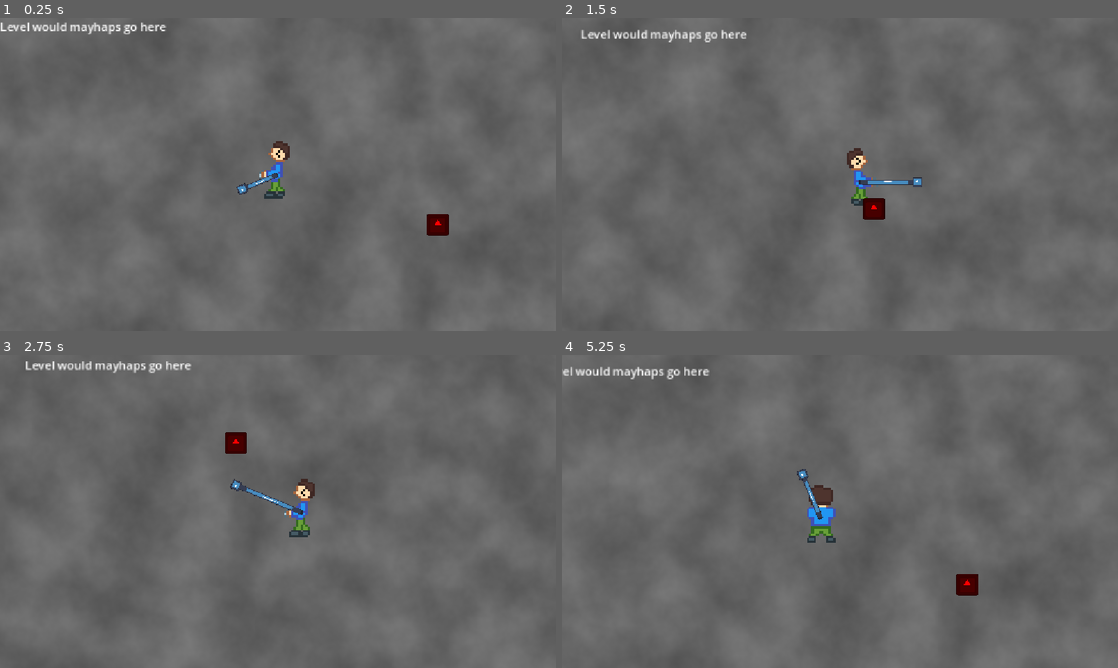
Above: before the commit, frames 1-4 (two rows, left to right).
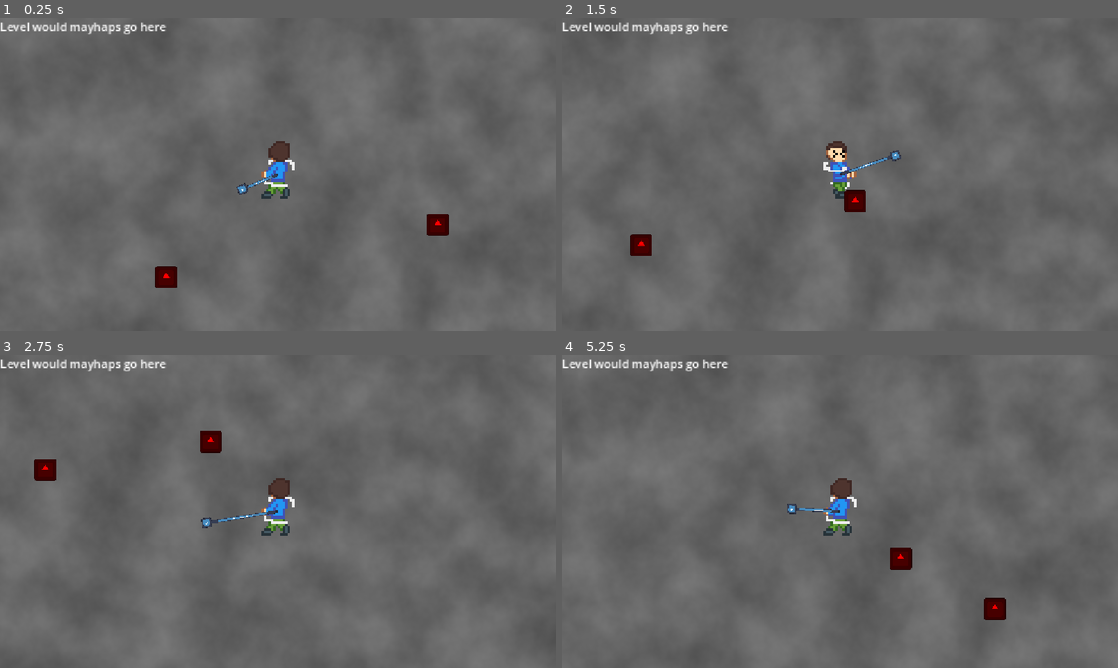
Above: after the commit, the same moments.

Repository: butteredsaltedtoast/super-miku-ball
Game: Godot game, scene res://levels/main_arena.tscn
The game is run twice, just before and just after one commit, with the same random seed, the same clock (stepped at 60 frames per second) and the same inputs. The engine's default icon, where the game draws it, is replaced by a stand-in: a white triangle on a blue panel in a dark square.
Inputs:
- Up to frame 1 (0.25 s): no input
- Up to frame 2 (1.5 s): hold Right (arrow_right) 0.53-1.28 s; hold Z (primary) 0.53-1.28 s; hold Down (arrow_down) from 1.28 s (still down); tap Z (primary) at 1.35 s
- Up to frame 3 (2.75 s): release Down (arrow_down) at 2.03 s; hold Right (arrow_right) from 2.03 s (still down); hold Z (primary) from 2.03 s (still down)
- Up to frame 4 (5.25 s): release Right (arrow_right) at 2.78 s; release Z (primary) at 2.78 s; hold Up (arrow_up) 2.78-3.53 s; tap Z (primary) at 2.85, 4.35 s; hold Z (primary) 3.53-4.28 s; hold Left (arrow_left) 3.53-5.03 s; hold Down (arrow_down) from 5.03 s (still down); hold Z (primary) from 5.03 s (still down)

The runs differ from the first frame. In frame 1, 0.8% of the frame differs, in the area x 27-53%, y 39-87%; in frame 2, 2.9%; in frame 3, 2.9%; in frame 4, 3.1%, in the area x 0-80%, y 1-85%.

Commit message:
merge codeplantb changes. according to codeplantb, smoother animations, yoyo slows down over time, knockback changes, bumpscosity increased. also fixed yoyo rotation wrap for anim check

Diff:
--- a/enemies/enemy.gd
+++ b/enemies/enemy.gd
@@ -19,11 +19,11 @@
 		visible = true
 	move_and_slide()
 
-func take_damage(damage: float, hitAngle: float) -> void:
+func take_damage(damage: float, parent: Node2D, speed : float = 1.0) -> void:
 	if (cooldownTime == dmgCooldown):
 		hp -= damage
 		cooldownTime = 0.0
-		velocity += Vector2(cos(hitAngle + 0.4)*(SPEED + 35),sin(hitAngle + 0.4)*(SPEED + 35))
+		velocity += Vector2(cos(parent.rotation + 0.4)*(SPEED + 35)*speed,sin(parent.rotation + 0.4)*(SPEED + 35)*speed)
 
 	if(hp <= 0):
 		queue_free()
--- a/globals/game_state.gd
+++ b/globals/game_state.gd
@@ -1,2 +1,3 @@
 extends Node
 var player : CharacterBody2D
+var inMenu = false
--- a/levels/main_arena.tscn
+++ b/levels/main_arena.tscn
@@ -24,3 +24,6 @@
 
 [node name="Enemy" parent="." unique_id=1014679973 instance=ExtResource("2_qpncq")]
 position = Vector2(334, 105)
+
+[node name="Enemy2" parent="." unique_id=1253442383 instance=ExtResource("2_qpncq")]
+position = Vector2(-234, 215)
--- a/player/player.gd
+++ b/player/player.gd
@@ -8,6 +8,9 @@
 @export var maxHealth : float = 5.0
 var retract_speed : float = 1.0
 var invincible = false
+var extension_time : float = 0.0
+var is_extended = false
+var spinSpeed : float = 1.0
 @onready var anim_sprite = $AnimatedSprite2D
 @onready var rope = $YoyoPivot/Rope
 @onready var yoyo = $YoyoPivot/Yoyo
@@ -20,13 +23,23 @@
 	# As good practice, you should replace UI actions with custom gameplay actions.
 	var direction := Input.get_vector("arrow_left", "arrow_right", "arrow_up", "arrow_down")
 	velocity = velocity.move_toward(direction * SPEED, ACCEL * delta)
-	$YoyoPivot.rotation += yoyo_speed * delta * PI/ 40
-
+	$YoyoPivot.rotation += (yoyo_speed - 10 * min(extension_time,6.0)) * delta * PI/ 40
+	$YoyoPivot.rotation = wrapf($YoyoPivot.rotation, 0, TAU)
+	spinSpeed = (yoyo_speed - 10 * min(extension_time,6.0))/yoyo_speed
+	anim_sprite.speed_scale = spinSpeed
+	if ($YoyoPivot.rotation > deg_to_rad(44) and $YoyoPivot.rotation < deg_to_rad(46)):
+		anim_sprite.set_frame_and_progress(7,0.5) #just in case there is floating point bullshittery
+	if (is_extended and extension_time < 6.0):
+		extension_time += delta
+	elif (not is_extended and yoyo.position.x < 120.0):
+		extension_time = clamp(extension_time - 10 * delta, 0.0, 6.0)
 	if Input.is_action_pressed("primary"):
-		target_length = 80.0 + health * 20
+		target_length = 100.0 + health * 20
+		is_extended = true
 		retract_speed = 1.0
 	else:
 		target_length = 80.0
+		is_extended = false
 		retract_speed = 3.0
 
 	yoyo.position.x = move_toward(yoyo.position.x, target_length, yoyo_speed * delta * retract_speed)
--- a/player/player.tscn
+++ b/player/player.tscn
@@ -1,27 +1,43 @@
 [gd_scene format=3 uid="uid://1u0smn0lybkw"]
 
 [ext_resource type="Script" uid="uid://b86xjhgib6tnk" path="res://player/player.gd" id="1_rkbax"]
+[ext_resource type="Texture2D" uid="uid://becm386dk2qn5" path="res://Sprites/PlayerSprites/Spin1.png" id="2_2ieo8"]
 [ext_resource type="Texture2D" uid="uid://b5qyvup0m8xdj" path="res://icon.svg" id="2_g1dw6"]
+[ext_resource type="Texture2D" uid="uid://wal7q4o3gg8p" path="res://Sprites/PlayerSprites/Spin2.png" id="3_ebec5"]
 [ext_resource type="PackedScene" uid="uid://btmp35koj5qr4" path="res://player/yoyo.tscn" id="3_g1dw6"]
-[ext_resource type="Texture2D" uid="uid://cdnx4wmvx2xk4" path="res://Sprites/PlayerSprites/pixil-frame-0.png" id="4_boad6"]
-[ext_resource type="Texture2D" uid="uid://bffq05clt02rn" path="res://Sprites/PlayerSprites/pixil-frame-1.png" id="5_rgyib"]
-[ext_resource type="Texture2D" uid="uid://bh2o5x85l70qc" path="res://Sprites/PlayerSprites/pixil-frame-2.png" id="6_hg6s5"]
-[ext_resource type="Texture2D" uid="uid://duh5egxa6kxoy" path="res://Sprites/PlayerSprites/pixil-frame-3.png" id="7_8t03j"]
+[ext_resource type="Texture2D" uid="uid://26frdoqt4qup" path="res://Sprites/PlayerSprites/Spin3.png" id="4_yllr7"]
+[ext_resource type="Texture2D" uid="uid://2m4ghiy50brw" path="res://Sprites/PlayerSprites/Spin4.png" id="5_kb6p2"]
+[ext_resource type="Texture2D" uid="uid://biysi5b0lmfqo" path="res://Sprites/PlayerSprites/Spin5.png" id="6_wodsf"]
+[ext_resource type="Texture2D" uid="uid://i7uaqxo1e3tv" path="res://Sprites/PlayerSprites/Spin6.png" id="7_32hag"]
+[ext_resource type="Texture2D" uid="uid://creibhfwft801" path="res://Sprites/PlayerSprites/Spin7.png" id="8_tqiix"]
+[ext_resource type="Texture2D" uid="uid://caafqgblixaie" path="res://Sprites/PlayerSprites/Spin8.png" id="9_e7oew"]
 
 [sub_resource type="SpriteFrames" id="SpriteFrames_w4o6v"]
 animations = [{
 "frames": [{
-"duration": 1.0,
-"texture": ExtResource("4_boad6")
+"duration": 0.5,
+"texture": ExtResource("2_2ieo8")
 }, {
-"duration": 1.0,
-"texture": ExtResource("5_rgyib")
+"duration": 0.5,
+"texture": ExtResource("3_ebec5")
 }, {
-"duration": 1.0,
-"texture": ExtResource("6_hg6s5")
+"duration": 0.5,
+"texture": ExtResource("4_yllr7")
 }, {
-"duration": 1.0,
-"texture": ExtResource("7_8t03j")
+"duration": 0.5,
+"texture": ExtResource("5_kb6p2")
+}, {
+"duration": 0.5,
+"texture": ExtResource("6_wodsf")
+}, {
+"duration": 0.5,
+"texture": ExtResource("7_32hag")
+}, {
+"duration": 0.5,
+"texture": ExtResource("8_tqiix")
+}, {
+"duration": 0.5,
+"texture": ExtResource("9_e7oew")
 }],
 "loop": 1,
 "name": &"default",
@@ -42,6 +58,7 @@
 position = Vector2(0, -15)
 scale = Vector2(5, 5)
 sprite_frames = SubResource("SpriteFrames_w4o6v")
+frame_progress = 0.7952058
 
 [node name="Sprite2D" type="Sprite2D" parent="." unique_id=231834534]
 visible = false
@@ -57,7 +74,7 @@
 
 [node name="Rope" type="Sprite2D" parent="YoyoPivot" unique_id=1550576609]
 position = Vector2(40, 0)
-scale = Vector2(0.62, 0.08)
+scale = Vector2(0.388, 0.05)
 texture = ExtResource("2_g1dw6")
 
 [node name="Yoyo" parent="YoyoPivot" unique_id=549741976 instance=ExtResource("3_g1dw6")]
@@ -65,7 +82,6 @@
 
 [node name="Camera2D" type="Camera2D" parent="." unique_id=827351713]
 process_callback = 0
-position_smoothing_enabled = true
 
 [node name="Gooey (GUI)" type="Control" parent="Camera2D" unique_id=852686653]
 layout_mode = 3
--- a/player/yoyo.gd
+++ b/player/yoyo.gd
@@ -4,4 +4,4 @@
 func _on_body_entered(body: Node2D) -> void:
 	#print(body.get_groups())
 	if body.is_in_group("enemies"):
-		body.take_damage(25.0,get_parent().rotation)
+		body.take_damage(25.0,get_parent(),position.x/80)
Binary file added: Sprites/PlayerSprites/Spin1.png
Not shown, added: Sprites/PlayerSprites/Spin1.png.import
Binary file added: Sprites/PlayerSprites/Spin2.png
Not shown, added: Sprites/PlayerSprites/Spin2.png.import
Binary file added: Sprites/PlayerSprites/Spin3.png
Not shown, added: Sprites/PlayerSprites/Spin3.png.import
Binary file added: Sprites/PlayerSprites/Spin4.png
Not shown, added: Sprites/PlayerSprites/Spin4.png.import
Binary file added: Sprites/PlayerSprites/Spin5.png
Not shown, added: Sprites/PlayerSprites/Spin5.png.import
Binary file added: Sprites/PlayerSprites/Spin6.png
Not shown, added: Sprites/PlayerSprites/Spin6.png.import
(and 4 more such lines)
